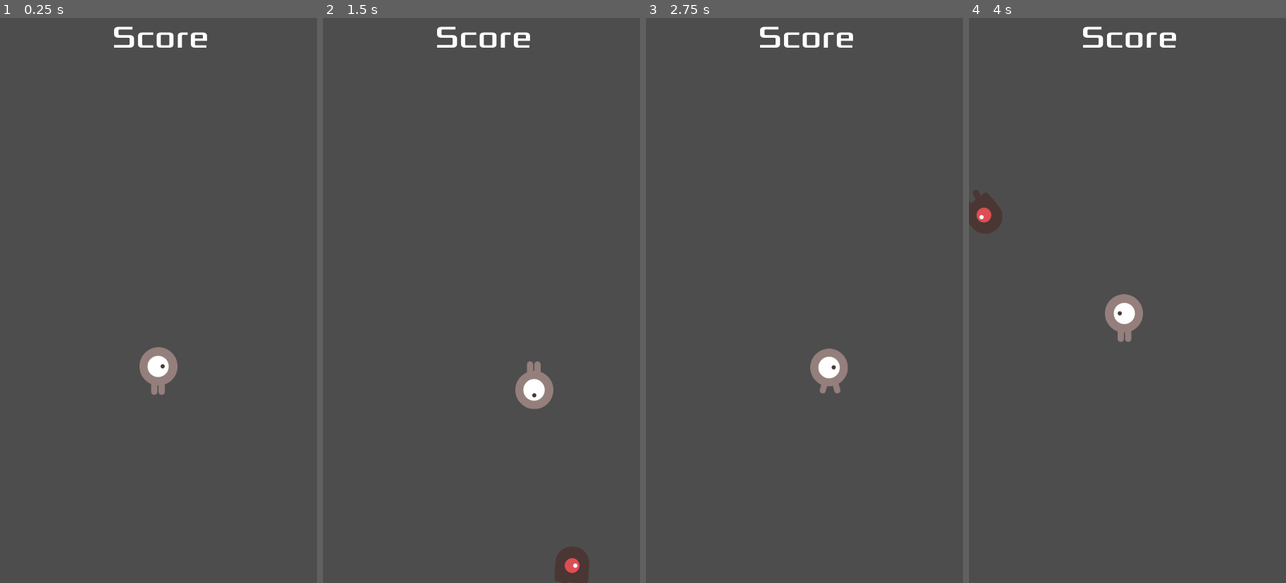
Above: before the commit, frames 1-4 (left to right).
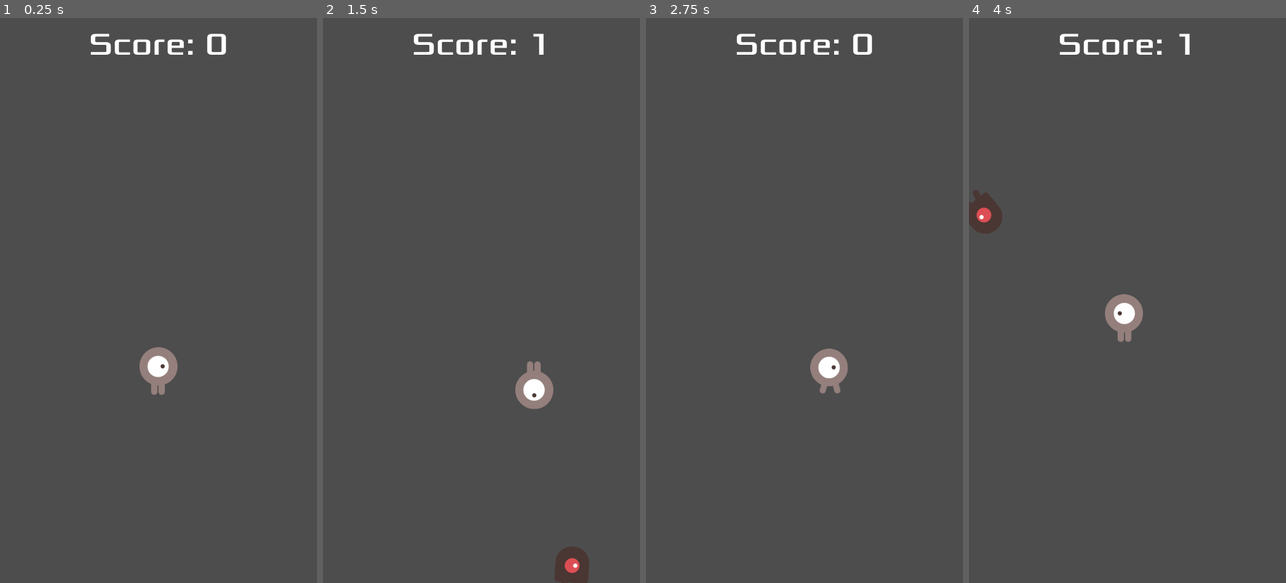
Above: after the commit, the same moments.

Repository: lichen63/godot-games
Game: Godot game, scene res://game/game.tscn
The game is run twice, just before and just after one commit, with the same random seed, the same clock (stepped at 60 frames per second) and the same inputs.
Inputs:
- Up to frame 1 (0.25 s): no input
- Up to frame 2 (1.5 s): tap Enter at 0.5 s; hold D (player_action_right) 0.53-1.28 s; hold S (player_action_down) from 1.28 s (still down)
- Up to frame 3 (2.75 s): release S (player_action_down) at 2.03 s; hold D (player_action_right) from 2.03 s (still down)
- Up to frame 4 (4 s): release D (player_action_right) at 2.78 s; hold W (player_action_up) 2.78-3.53 s; hold A (player_action_left) from 3.53 s (still down)

The runs differ from the first frame. In frame 1, 0.9% of the frame differs, in the area x 28-72%, y 1-7%; in frame 2, 0.9%; in frame 3, 0.9%; in frame 4, 0.9%.

Commit message:
rename control to uicontrol, update score with timer.

Diff:
--- a/dodge_the_creeps/game/game.gd
+++ b/dodge_the_creeps/game/game.gd
@@ -1,11 +1,21 @@
 extends Node2D
 
-var enemy_scene_: PackedScene = preload("res://enemy/enemy.tscn")
+
+const ENEMY_SCENE: PackedScene = preload("res://enemy/enemy.tscn")
+
+var score_: int = 0
 
 @onready var spawn_enemy_timer_: Timer = $SpawnEnemyTimer
+@onready var score_timer_: Timer = $ScoreTimer
+@onready var ui_control_: Control = $UIControl
 
 func _ready():
     spawn_enemy_timer_.start()
+    score_timer_.start()
 
 func _on_spawn_enemy_timer_timeout() -> void:
-    add_child(enemy_scene_.instantiate())
+    add_child(ENEMY_SCENE.instantiate())
+
+func _on_score_timer_timeout() -> void:
+    score_ += 1
+    ui_control_.update_score(score_)
--- a/dodge_the_creeps/game/game.tscn
+++ b/dodge_the_creeps/game/game.tscn
@@ -2,7 +2,7 @@
 
 [ext_resource type="PackedScene" uid="uid://cu80wsphkugn8" path="res://player/player.tscn" id="1_d4kni"]
 [ext_resource type="Script" path="res://game/game.gd" id="1_xhws6"]
-[ext_resource type="PackedScene" uid="uid://c01xmvgbgrhbw" path="res://ui/control.tscn" id="3_gterc"]
+[ext_resource type="PackedScene" uid="uid://c01xmvgbgrhbw" path="res://ui/uicontrol.tscn" id="3_gterc"]
 
 [node name="Game" type="Node2D"]
 script = ExtResource("1_xhws6")
@@ -12,6 +12,9 @@
 
 [node name="SpawnEnemyTimer" type="Timer" parent="."]
 
-[node name="Control" parent="." instance=ExtResource("3_gterc")]
+[node name="UIControl" parent="." instance=ExtResource("3_gterc")]
+
+[node name="ScoreTimer" type="Timer" parent="."]
 
 [connection signal="timeout" from="SpawnEnemyTimer" to="." method="_on_spawn_enemy_timer_timeout"]
+[connection signal="timeout" from="ScoreTimer" to="." method="_on_score_timer_timeout"]
--- /dev/null
+++ b/dodge_the_creeps/ui/uicontrol.gd
@@ -0,0 +1,12 @@
+extends Control
+
+const SCORE_PREFIX: String = "Score: "
+
+@onready var label_: Label = $Label
+
+# Called when the node enters the scene tree for the first time.
+func _ready() -> void:
+    pass # Replace with function body.
+
+func update_score(score: int) -> void:
+    label_.text = SCORE_PREFIX + str(score)
--- a/dodge_the_creeps/ui/control.tscn
+++ b/dodge_the_creeps/ui/uicontrol.tscn
@@ -1,10 +1,12 @@
-[gd_scene load_steps=2 format=3 uid="uid://c01xmvgbgrhbw"]
+[gd_scene load_steps=3 format=3 uid="uid://c01xmvgbgrhbw"]
 
 [ext_resource type="FontFile" uid="uid://c2mhiakww3nle" path="res://assets/fonts/Xolonium-Regular.ttf" id="1_ae7jf"]
+[ext_resource type="Script" path="res://ui/uicontrol.gd" id="1_t1t43"]
 
-[node name="Control" type="Control"]
+[node name="UIControl" type="Control"]
 layout_mode = 3
 anchors_preset = 0
+script = ExtResource("1_t1t43")
 
 [node name="ColorRect" type="ColorRect" parent="."]
 visible = false
@@ -15,9 +17,10 @@
 
 [node name="Label" type="Label" parent="."]
 layout_mode = 0
-offset_left = 318.0
-offset_right = 593.0
-offset_bottom = 109.0
+offset_right = 900.0
+offset_bottom = 150.0
 theme_override_fonts/font = ExtResource("1_ae7jf")
 theme_override_font_sizes/font_size = 90
-text = "Score"
+text = "Score: 0"
+horizontal_alignment = 1
+vertical_alignment = 1
